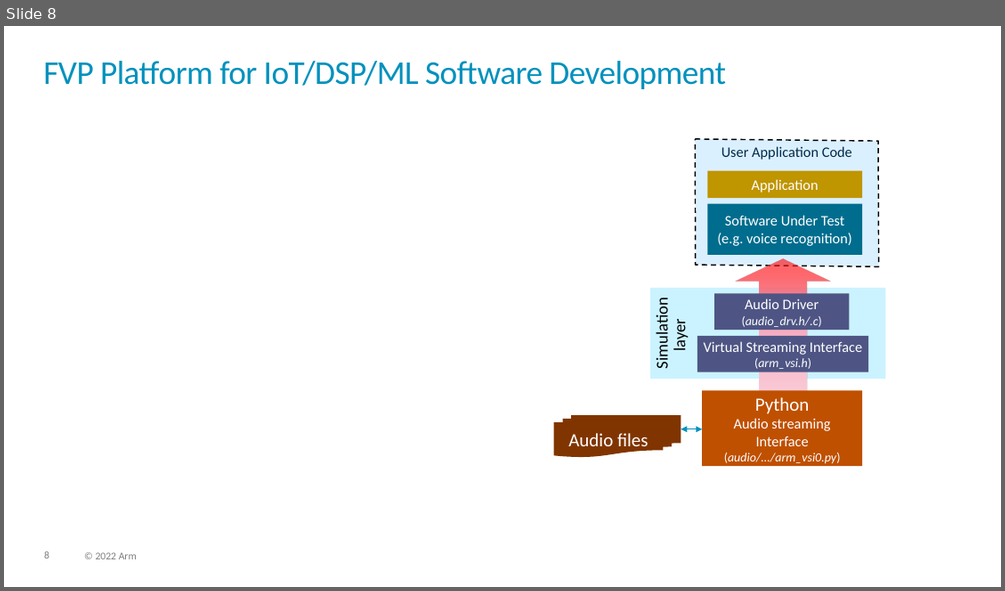
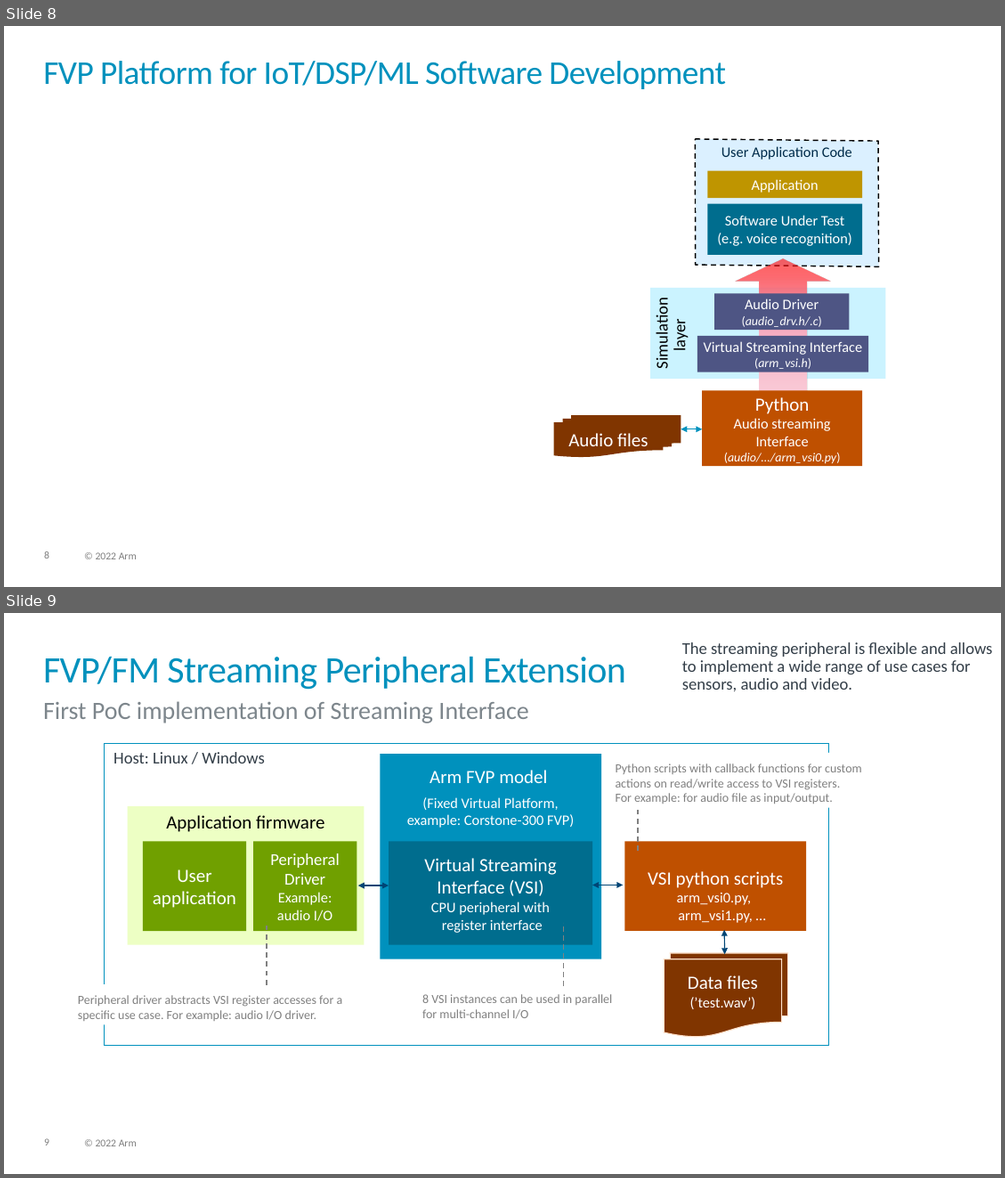
Before and after one commit to ARM-software/AVH, a slide deck: DoxyGen/overview/src/images/img_src.pptx. Shown one above the other, each under a label of ours: slide 8 before the commit, slides 8 and 9 after it. The pictures are 1005x591 and 1005x1178 pixels, drawn with LibreOffice and Linux fonts; fonts in the diff are those of the drawing; background and template pictures are left out. Boxes give left, top, right and bottom in pixels: in the first picture for what was removed or moved away, otherwise in the second. Text is boxed around its words. In the diff, an @@ line names an element or a change of style, - is before the commit and + after.

```diff
--- a/DoxyGen/overview/src/images/img_src.pptx
+++ b/DoxyGen/overview/src/images/img_src.pptx
@@ slide 9 added at (x1=4, y1=613, x2=1001, y2=1174), background #FFFFFF; not listed: 2 template elements that a slide beside it also shows @@
@@ title added at (x1=43, y1=657, x2=626, y2=690), 36 pt, text #0091BD @@
+FVP/FM Streaming Peripheral Extension
@@ text added at (x1=682, y1=642, x2=993, y2=691), 16 pt, text #333E48 @@
+The streaming peripheral is flexible and allows to implement a wide range of use cases for sensors, audio and video.
@@ text added at (x1=43, y1=701, x2=528, y2=723), 24 pt, text #7D868C @@
+First PoC implementation of Streaming Interface
@@ rectangle added at (x1=105, y1=743, x2=828, y2=1046), outline #0091BD 1 pt @@
@@ text added at (x1=113, y1=752, x2=265, y2=763), 16 pt, text #333E48 @@
+Host: Linux / Windows
@@ rectangle added at (x1=380, y1=754, x2=601, y2=959), fill #0091BD, 14 pt, text #FFFFFF @@
+Arm FVP model
+(Fixed Virtual Platform,
+example: Corstone-300 FVP)
@@ text added at (x1=615, y1=763, x2=862, y2=803), 12 pt, text #808080 @@
+Python scripts with callback functions for custom actions on read/write access to VSI registers.
+For example: for audio file as input/output.
@@ rectangle added at (x1=128, y1=807, x2=364, y2=945), fill #EDFFC4, 18 pt, text #000000 @@
+Application firmware
@@ line added from (638, 851) to (638, 807), #808080 1.25 pt dashed @@
@@ rectangle added at (x1=143, y1=841, x2=246, y2=931), fill #70A000, 18 pt, text #FFFFFF @@
+User application
@@ rectangle added at (x1=253, y1=841, x2=356, y2=931), fill #70A000, 16 pt, text #FFFFFF @@
+Peripheral Driver
+Example: audio I/O
@@ rectangle added at (x1=388, y1=841, x2=592, y2=944), fill #006D8E, 14 pt, text #FFFFFF @@
+Virtual Streaming Interface (VSI)
+CPU peripheral with
+register interface
@@ rectangle added at (x1=624, y1=841, x2=807, y2=931), fill #BF5000, 14 pt, text #FFFFFF @@
+VSI python scripts
+arm_vsi0.py,
+arm_vsi1.py, …
@@ double arrow added from (358, 885) to (388, 885), #004575 1 pt @@
@@ double arrow added from (592, 885) to (623, 885), #004575 1 pt @@
@@ line added from (267, 985) to (267, 921), #808080 1.25 pt dashed @@
@@ line added from (563, 986) to (563, 923), #808080 1.25 pt dashed @@
@@ double arrow added from (725, 954) to (724, 930), #004575 1 pt @@
@@ flow chart document added at (x1=663, y1=959, x2=782, y2=1038), fill #803600, outline #FFE1CC 1 pt, 14 pt, text #FFFFFF @@
+Data files
+(’test.wav’)
@@ flow chart document added at (x1=671, y1=953, x2=788, y2=1032), fill #803600, outline #FFE1CC 1 pt, 14 pt, text #FFFFFF @@
+Audio file
+‘test.wav’
@@ rectangle added at (x1=71, y1=985, x2=358, y2=1025), fill #FFFFFF, outline #FFFFFF 0.75 pt dashed, 12 pt, text #808080 @@
+Peripheral driver abstracts VSI register accesses for a specific use case. For example: audio I/O driver.
@@ text added at (x1=422, y1=994, x2=612, y2=1018), 12 pt, text #808080 @@
+8 VSI instances can be used in parallel for multi-channel I/O
```
Also in this commit, not shown: 1 slide changed, 10 other files.
